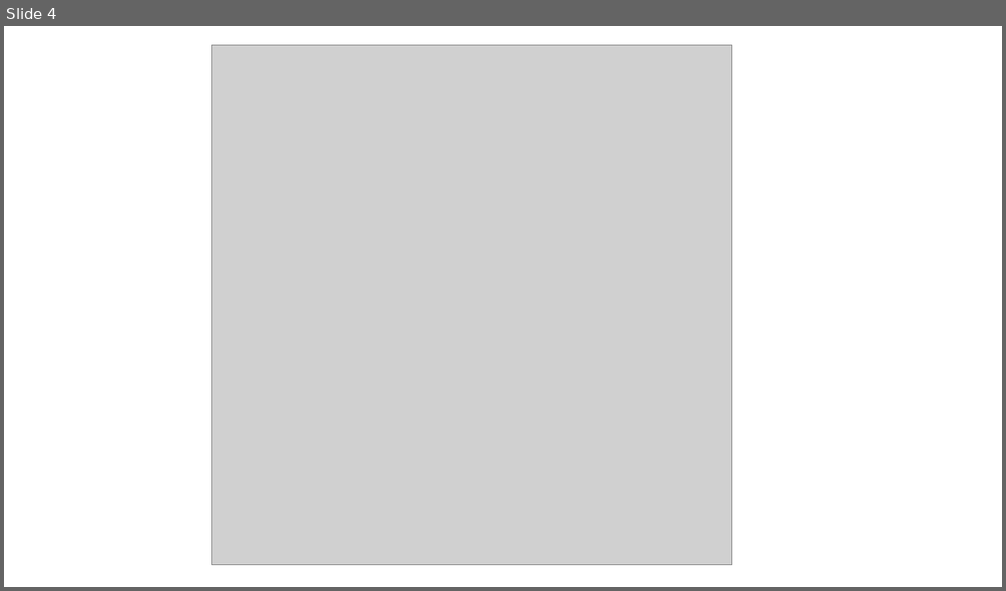
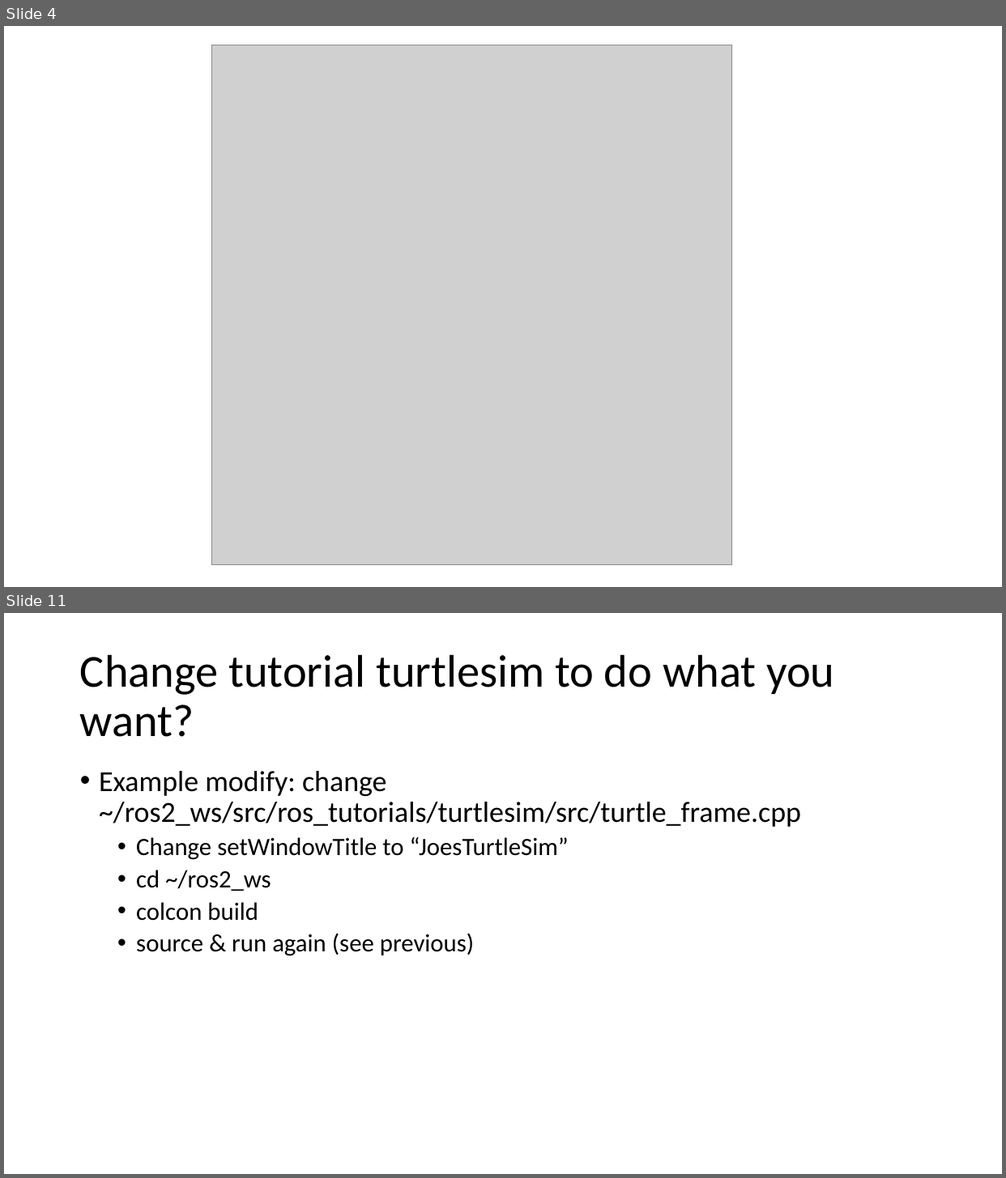
Before and after one commit to gigaprog/p_presentations, a slide deck: embedded/RobotOperatingSystem/Yahboom_ROS2_board.pptx. Shown one above the other, each under a label of ours: slide 4 before the commit, slides 4 and 11 after it; the slides between them are not shown. The pictures are 1006x591 and 1006x1178 pixels, drawn with LibreOffice and Linux fonts; fonts in the diff are those of the drawing; grey boxes stand for pictures. Boxes give left, top, right and bottom in pixels: in the first picture for what was removed or moved away, otherwise in the second. Text is boxed around its words. In the diff, an @@ line names an element or a change of style, - is before the commit and + after.

```diff
--- a/embedded/RobotOperatingSystem/Yahboom_ROS2_board.pptx
+++ b/embedded/RobotOperatingSystem/Yahboom_ROS2_board.pptx
@@ slide 11 added at box(4, 613, 1002, 1174), background #FFFFFF @@
@@ title added at box(80, 654, 834, 737), 44 pt, text #000000 @@
+Change tutorial turtlesim to do what you want?
@@ text added at box(99, 771, 801, 956), 24 pt, text #000000 @@
+• Example modify: change ~/ros2_ws/src/ros_tutorials/turtlesim/src/turtle_frame.cpp
+  • Change setWindowTitle to “JoesTurtleSim”
+  • cd ~/ros2_ws
+  • colcon build
+  • source & run again (see previous)
```
Also in this commit, not shown: 1 slide changed, 6 other slides added, 1 slide removed, 1 other file.
